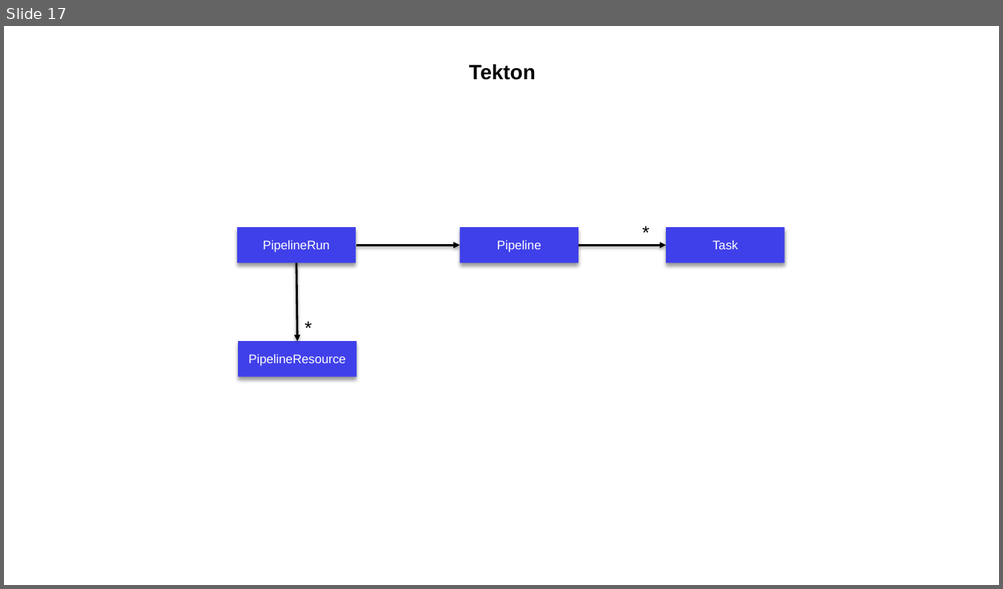
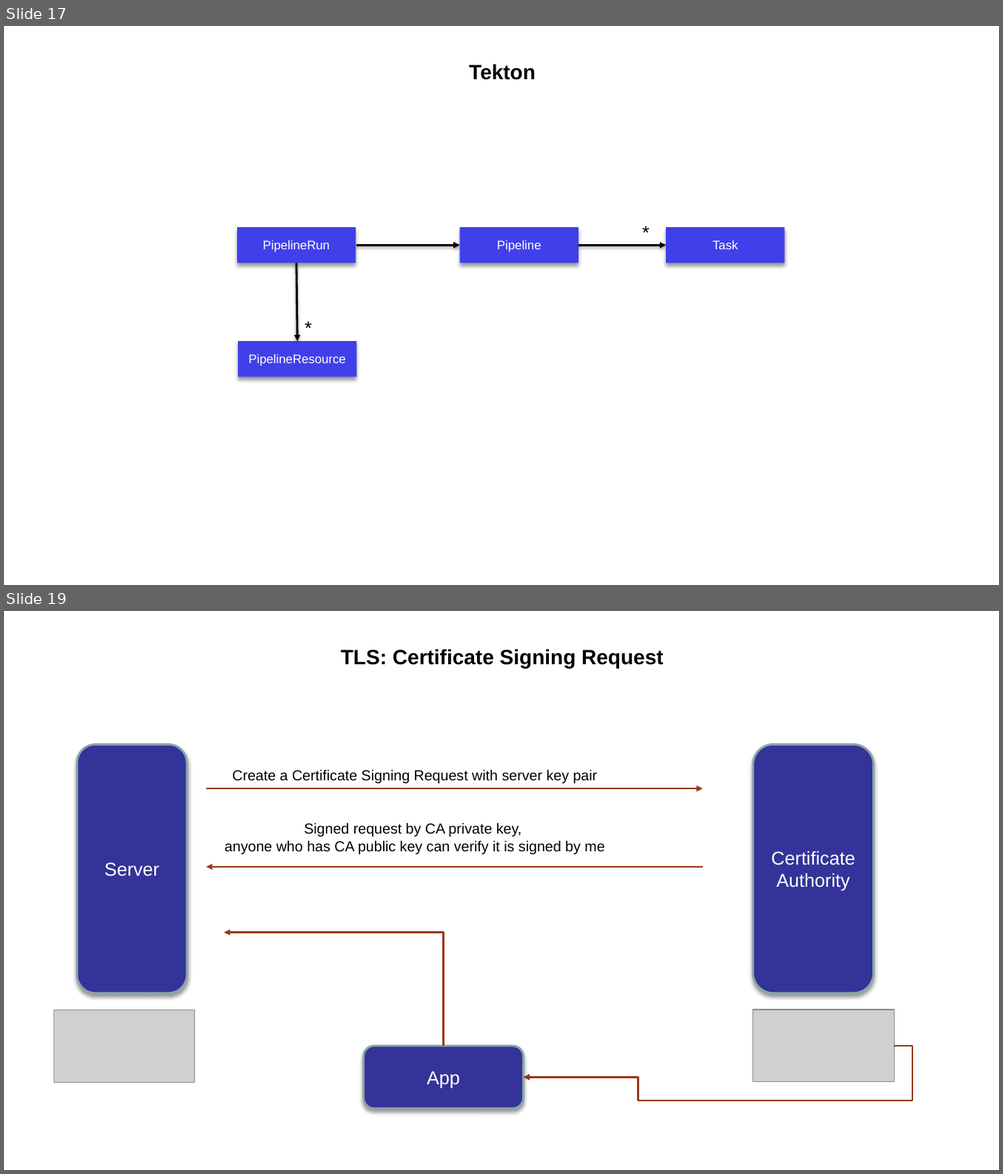
Before and after one commit to jbcodeforce/jbcodeforce.github.io, a slide deck: docs/Diagrams.pptx. Shown one above the other, each under a label of ours: slide 17 before the commit, slides 17 and 19 after it; the slides between them are not shown. The pictures are 1003x589 and 1003x1174 pixels, drawn with LibreOffice and Linux fonts; fonts in the diff are those of the drawing; grey boxes stand for pictures. Boxes give left, top, right and bottom in pixels: in the first picture for what was removed or moved away, otherwise in the second. Text is boxed around its words. In the diff, an @@ line names an element or a change of style, - is before the commit and + after.

```diff
--- a/docs/Diagrams.pptx
+++ b/docs/Diagrams.pptx
@@ slide 19 added at bbox=[4, 611, 999, 1170], background #FFFFFF; not listed: 1 template element that a slide beside it also shows @@
@@ title added at bbox=[341, 649, 663, 668], 20 pt, text #000000, bold @@
+TLS: Certificate Signing Request
@@ rounded rectangle added at bbox=[77, 744, 187, 994], fill #333399, outline #8AA6A8 2 pt, 18 pt, text #FFFFFF @@
+Server
@@ rounded rectangle added at bbox=[753, 744, 874, 994], fill #333399, outline #8AA6A8 2 pt, 18 pt, text #FFFFFF @@
+Certificate Authority
@@ text added at bbox=[232, 769, 597, 783], 14 pt, text #000000 @@
+Create a Certificate Signing Request with server key pair
@@ arrow added from (206, 789) to (703, 789), #9D381C 1.25 pt @@
@@ text added at bbox=[225, 823, 604, 854], 14 pt, text #000000 @@
+Signed request by CA private key,
+anyone who has CA public key can verify it is signed by me
@@ arrow added from (703, 867) to (206, 867), #9D381C 1.25 pt @@
@@ elbow arrow added from (444, 1046) to (224, 933), #9D381C 1.75 pt @@
@@ picture added at bbox=[54, 1010, 195, 1082] @@
@@ picture added at bbox=[753, 1010, 894, 1082] @@
@@ rounded rectangle added at bbox=[364, 1046, 523, 1109], fill #333399, outline #8AA6A8 2 pt, 18 pt, text #FFFFFF @@
+App
@@ elbow arrow added from (894, 1046) to (523, 1077), #9D381C 1.75 pt @@
```
Also in this commit, not shown: 1 other slide added, 5 other files.
